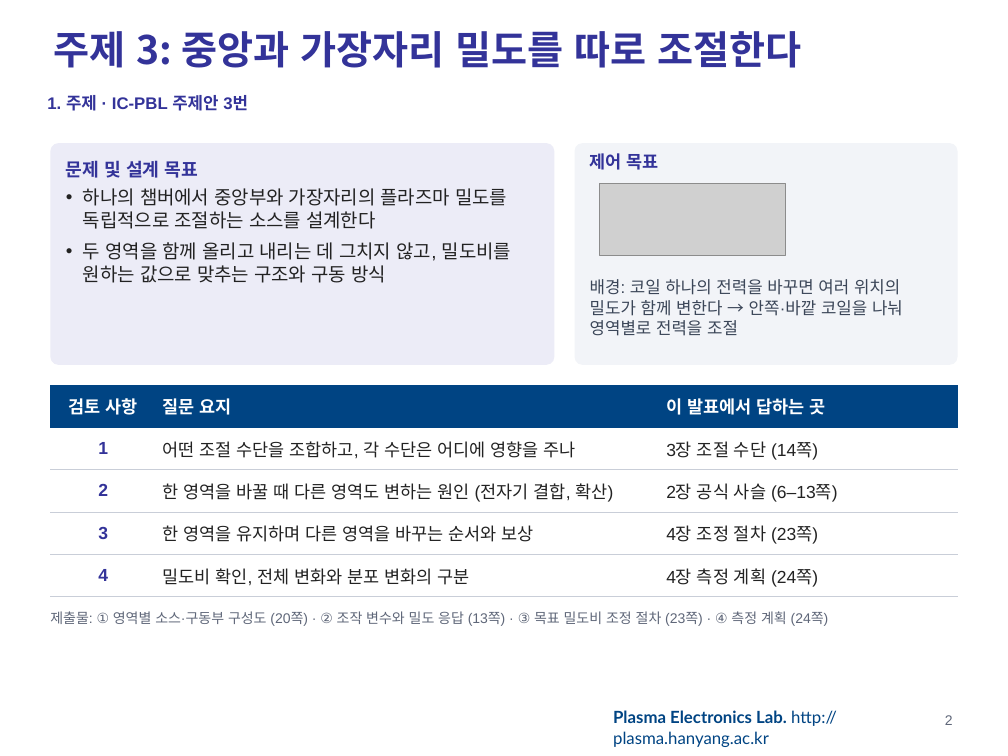
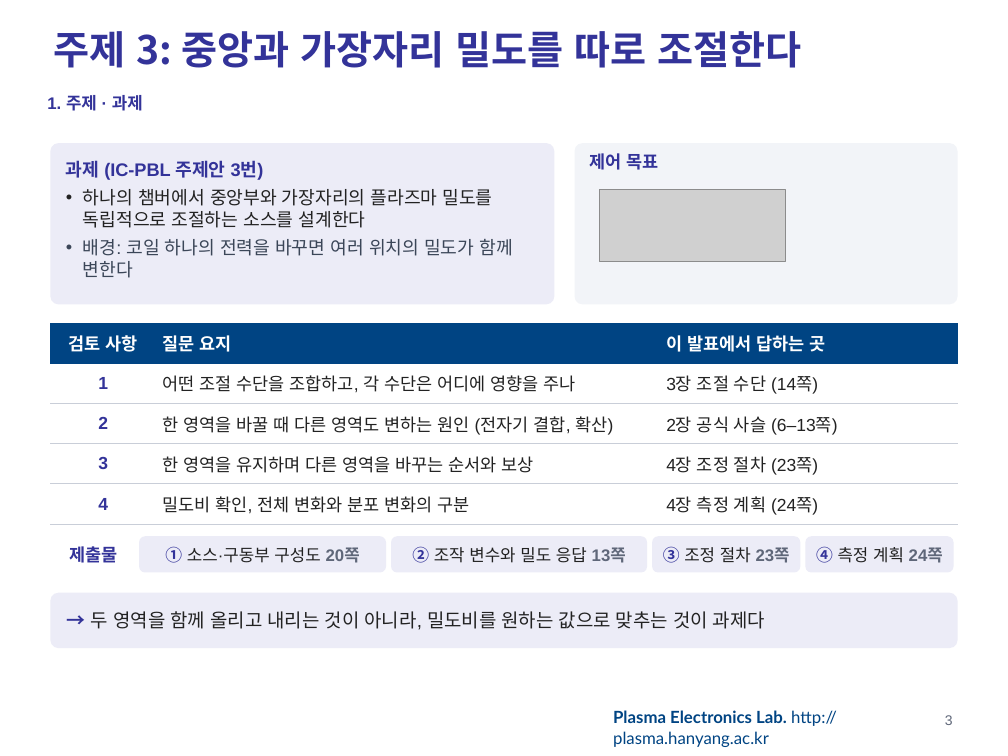
Before and after one commit to garlicjam-pyo/plasma, a slide deck: slide 3 of presentations/1차발표_최종.pptx (slide 2 before the commit). Drawn at 1008x756 pixels with LibreOffice and Linux fonts; fonts in the diff are those of the drawing; grey boxes stand for pictures; background and template pictures are left out. Boxes give left, top, right and bottom in pixels: in the first picture for what was removed or moved away, otherwise in the second. Text is boxed around its words. In the diff, an @@ line names an element or a change of style, - is before the commit and + after.

```diff
--- a/presentations/1차발표_최종.pptx
+++ b/presentations/1차발표_최종.pptx
@@ text at box(47, 95, 143, 111): text changed @@
-1. 주제 · IC-PBL 주제안 3번
+1. 주제 · 과제
@@ rounded rectangle "과제 (IC-PBL 주제안 3번)" at box(50, 143, 554, 304): proportions changed @@
@@ rounded rectangle "과제 (IC-PBL 주제안 3번)": place and size @@
-rounded rectangle "과제 (IC-PBL 주제안 3번)" at box(50, 143, 554, 365)
+rounded rectangle "과제 (IC-PBL 주제안 3번)" at box(50, 143, 554, 304)
@@ rounded rectangle: place and size @@
-rounded rectangle at box(575, 143, 958, 365)
+rounded rectangle at box(575, 143, 958, 304)
@@ rounded rectangle at box(575, 143, 958, 304): proportions changed @@
@@ text in rounded rectangle at box(66, 160, 264, 180): text changed @@
-문제 및 설계 목표
+과제 (IC-PBL 주제안 3번)
@@ text in rounded rectangle at box(83, 189, 492, 228): size 13.5 to 13 pt in "하나의 챔버에서 중앙부와 가장자리의 플라즈마 밀도를 독립적으로 ..."; less space between paragraphs @@
@@ picture: place and size @@
-picture at box(600, 183, 785, 256)
+picture at box(600, 190, 785, 262)
@@ text in rounded rectangle at box(83, 239, 512, 278): text changed; size 13.5 to 13 pt; text colour #222222 to #3B4658 @@
-• 두 영역을 함께 올리고 내리는 데 그치지 않고, 밀도비를 원하는 값으로 맞추는 구조와 구동 방식
+• 배경: 코일 하나의 전력을 바꾸면 여러 위치의 밀도가 함께 변한다
@@ text removed at box(590, 279, 903, 336) @@
-배경: 코일 하나의 전력을 바꾸면 여러 위치의 밀도가 함께 변한다 → 안쪽·바깥 코일을 나눠 영역별로 전력을 조절
@@ table: place and size @@
-table at box(50, 385, 958, 597)
+table at box(50, 323, 958, 524)
@@ rounded rectangle "① 소스·구동부 구성도 20쪽": place and size @@
-rounded rectangle "① 소스·구동부 구성도 20쪽" at box(50, 611, 829, 626)
+rounded rectangle "① 소스·구동부 구성도 20쪽" at box(139, 536, 386, 573)
@@ rounded rectangle "① 소스·구동부 구성도 20쪽" at box(139, 536, 386, 573): vertical alignment top to middle; fill none to #ECECF7 @@
@@ rounded rectangle added at box(391, 536, 647, 573), fill #ECECF7, 12 pt, text #222222 @@
+② 조작 변수와 밀도 응답 13쪽
@@ rounded rectangle added at box(652, 536, 800, 573), fill #ECECF7, 12 pt, text #222222, bold @@
+③ 조정 절차 23쪽
@@ rounded rectangle added at box(805, 536, 954, 573), fill #ECECF7, 12 pt, text #222222, bold @@
+④ 측정 계획 24쪽
@@ text added at box(69, 546, 117, 563), 12.5 pt, text #333399, bold @@
+제출물
@@ text in rounded rectangle at box(165, 546, 360, 563): text changed; size 10 to 12 pt; text colour #5F6779 to #222222 @@
-제출물: ① 영역별 소스·구동부 구성도 (20쪽) · ② 조작 변수와 밀도 응답 (13쪽) · ③ 목표 밀도비 조정 절차 (23쪽) · ④ 측정 계획 (24쪽)
+① 소스·구동부 구성도 20쪽
@@ rounded rectangle added at box(50, 593, 958, 648), fill #ECECF7, 13.5 pt, text #222222 @@
+→ 두 영역을 함께 올리고 내리는 것이 아니라, 밀도비를 원하는 값으로 맞추는 것이 과제다
@@ page number at box(945, 715, 953, 725): text changed @@
-2
+3
```
Also in this commit, not shown: 34 other slides changed, 3 other files.
